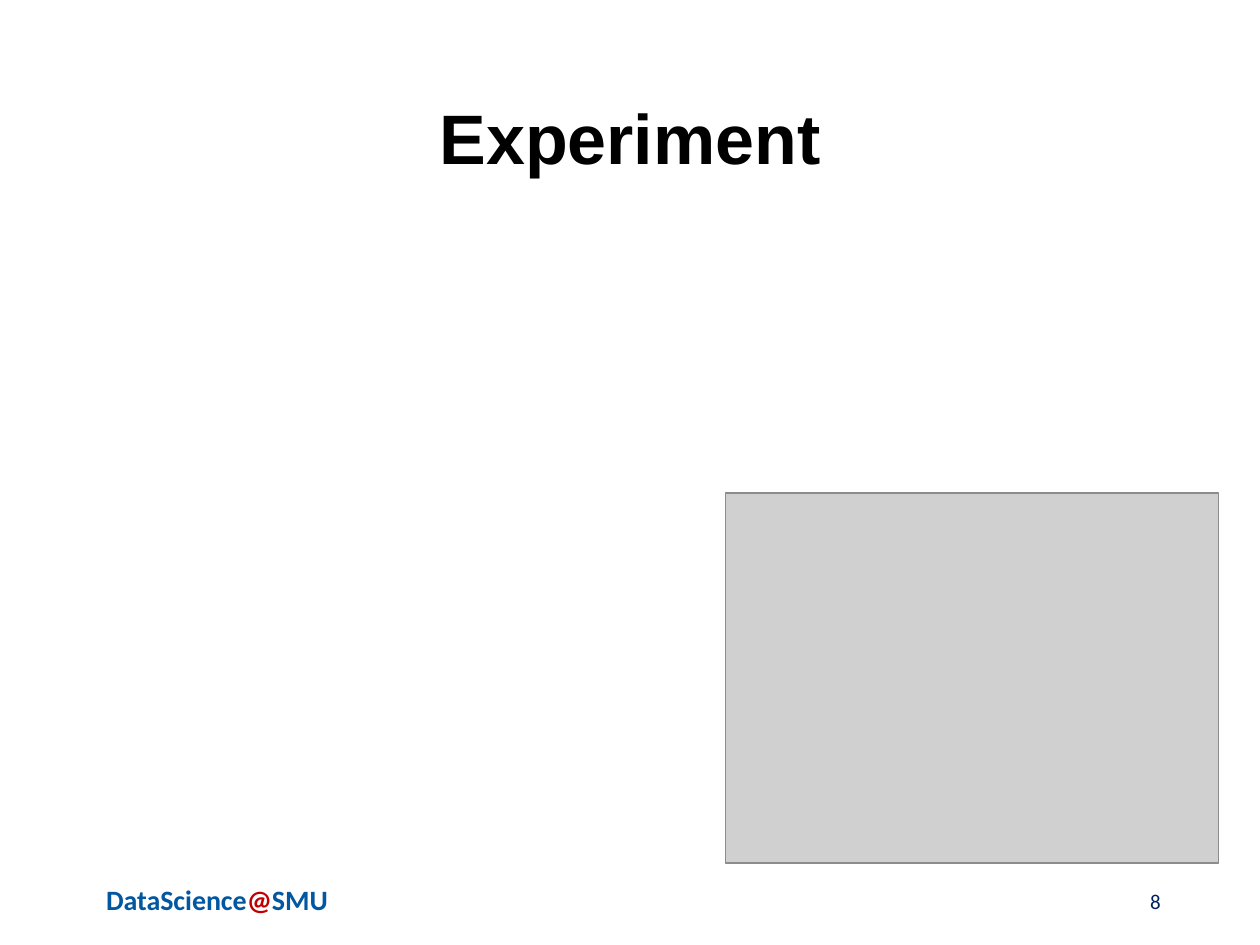
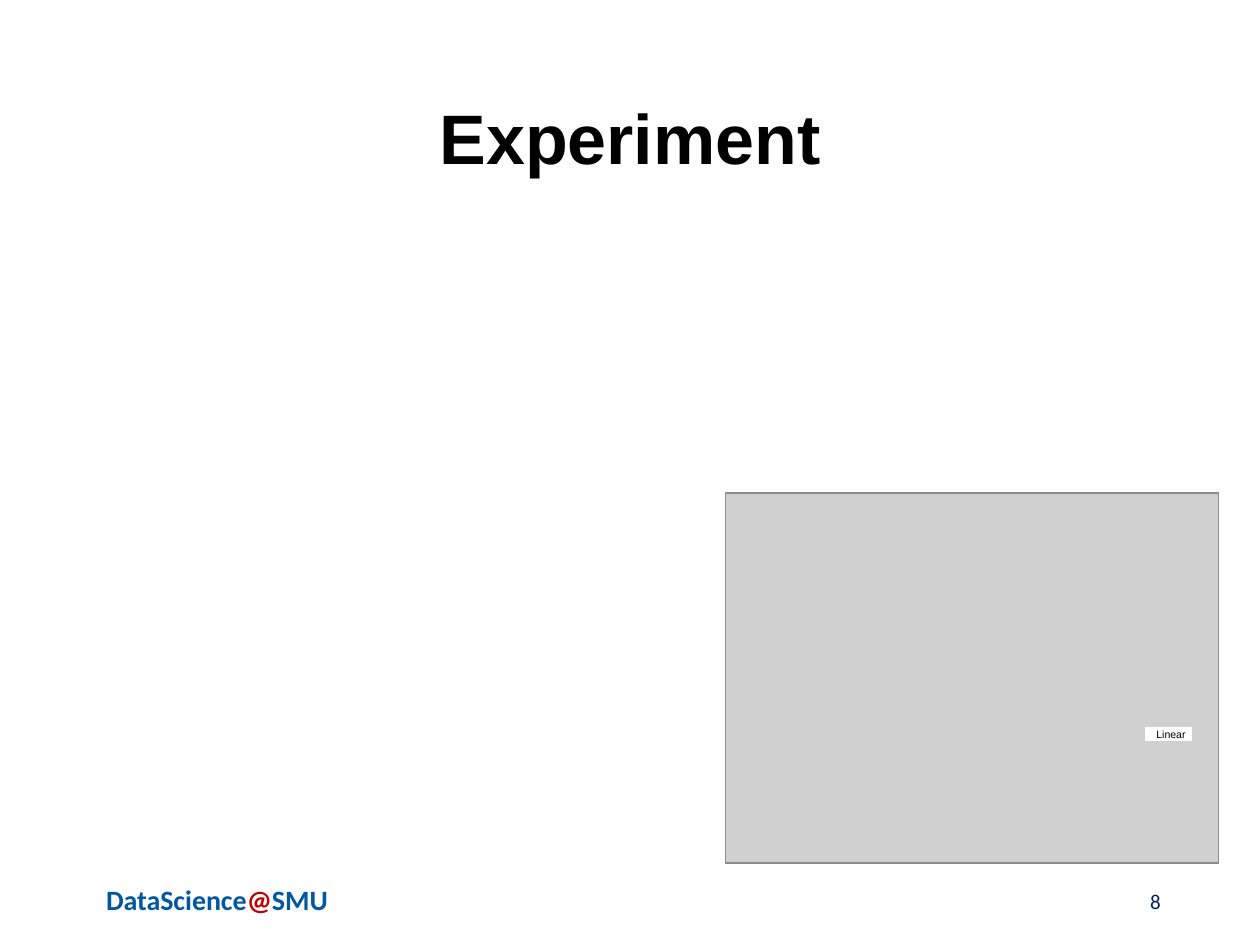
Before and after one commit to skhayden/Reducing-Age-Bias-in-Machine-Learning-An-Algorithmic-Approach, a slide deck: slide 8 of Hayden_deAlford_Wittlin_AdversarialBiasPresentationFINAL7.17.20.pptx. Drawn at 1260x945 pixels with LibreOffice and Linux fonts; fonts in the diff are those of the drawing; grey boxes stand for pictures; background and template pictures are left out. Boxes give left, top, right and bottom in pixels: in the first picture for what was removed or moved away, otherwise in the second. Text is boxed around its words. In the diff, an @@ line names an element or a change of style, - is before the commit and + after.

```diff
--- a/Hayden_deAlford_Wittlin_AdversarialBiasPresentationFINAL7.17.20.pptx
+++ b/Hayden_deAlford_Wittlin_AdversarialBiasPresentationFINAL7.17.20.pptx
@@ rectangle added at [1145, 727, 1191, 740], fill #FFFFFF, outline #FFFFFF 1 pt @@
@@ text added at [1156, 730, 1185, 738], 6 pt, text #000000 @@
+Linear
```
